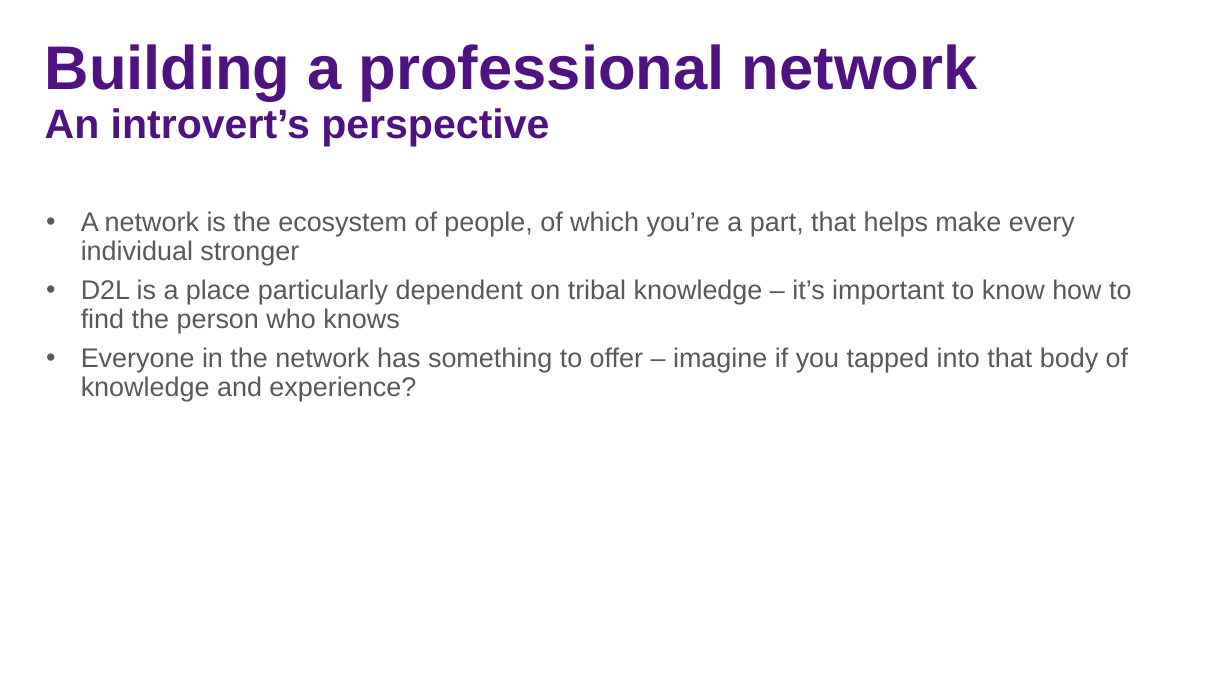
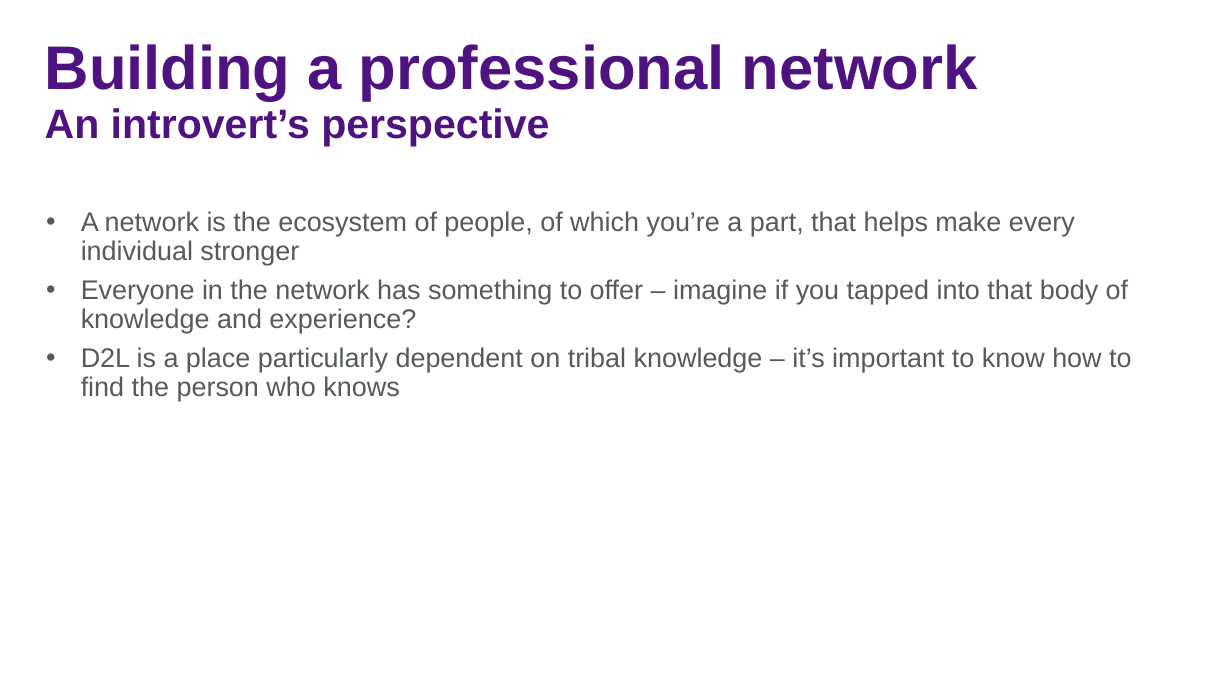
Before and after one commit to jasonjwood/presentations, a slide deck: slide 28 of InFusion2016 - Getting It Done - Jason Wood.pptx (slide 27 before the commit). Drawn at 1232x693 pixels with LibreOffice and Linux fonts; fonts in the diff are those of the drawing; background and template pictures are left out. Boxes give left, top, right and bottom in pixels: in the first picture for what was removed or moved away, otherwise in the second. Text is boxed around its words. In the diff, an @@ line names an element or a change of style, - is before the commit and + after.

```diff
--- a/InFusion2016 - Getting It Done - Jason Wood.pptx
+++ b/InFusion2016 - Getting It Done - Jason Wood.pptx
@@ text at [81,279,1128,333]: paragraph added @@
+• Everyone in the network has something to offer – imagine if you tapped into that body of knowledge and experience?
@@ text at [81,347,1128,401]: paragraph removed @@
-• Everyone in the network has something to offer – imagine if you tapped into that body of knowledge and experience?
```
Also in this commit, not shown: 11 other slides changed, 1 slide added.
